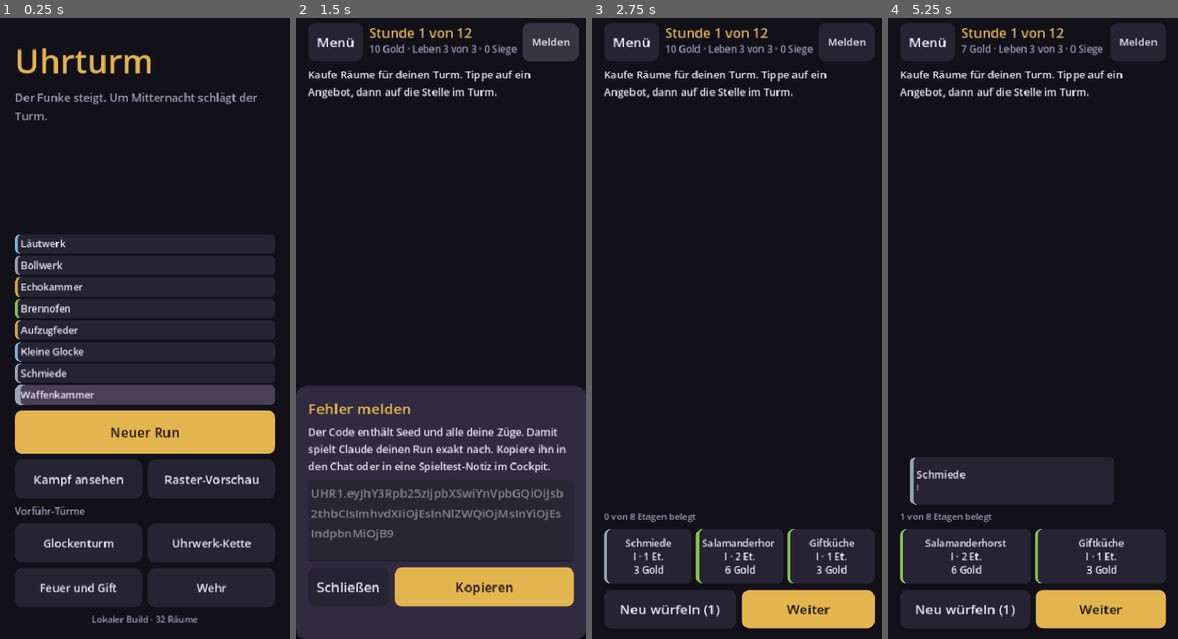
Above: before the commit, frames 1-4 (left to right).
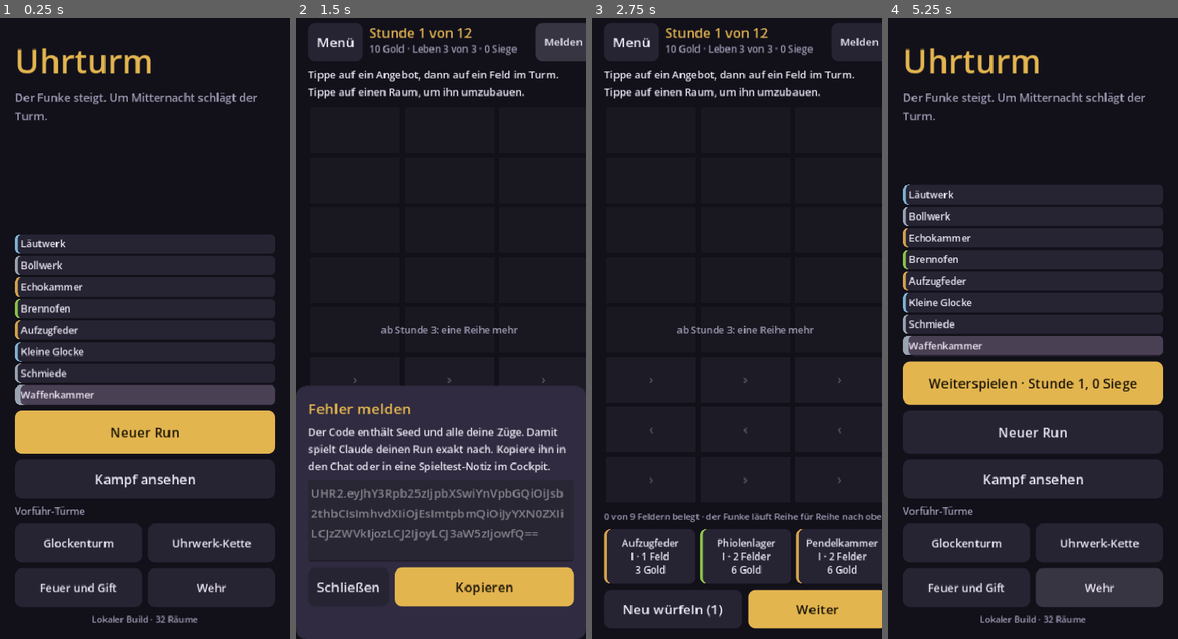
Above: after the commit, the same moments.

Repository: j4nric/auto-battle
Game: Godot game, scene res://scenes/main.tscn
Two runs of this game, one before a commit and one after it. Both use one fixed random seed, a clock stepped at 60 frames per second and the inputs below.
Inputs (mouse positions are in pixels of both pictures, inside the frame that each line leads up to):
- Up to frame 1 (0.25 s): no input
- Up to frame 2 (1.5 s): click "Neuer Run" at 0.5 s; click "Melden" at 1.25 s
- Up to frame 3 (2.75 s): click "Schließen" at 2 s
- Up to frame 4 (5.25 s): click "Menü" at 2.75 s; click "Weiterspielen · Stunde 1, 0 S…" at 3.5 s; click (943, 558) at 4.25 s, where only the run before the commit has a clickable "Schmiede I · 1 Et. 3 Gold"; click "hier einbauen" (after the commit: "Menü") at 5 s

The runs differ from the first frame. In frame 1, 0.8% of the frame differs, in the area x 11-90%, y 71-78%; in frame 2, 3.2%; in frame 3, 6.2%; in frame 4, 50%, in the area x 4-96%, y 0-99%.
Error before the commit: Cannot call method 'queue_free' on a previously freed instance. (res://scripts/ui/tower_view.gd:122)

Commit message:
The grid replaces the column: new runs, saves and reports on the grid
- Start screen: "Neuer Run" and "Weiterspielen" use the grid run; the
  preview button is gone. Old column saves are no longer offered.
- Grid view: "Melden" with a UHR2 code (seed + actions); run end offers
  "Run melden" and "Neuer Run"
- lab/tools/replay.ts replays UHR2 codes (grid) and still UHR1 (column)
- lab/tools/wiki.ts builds the cockpit wiki from raster.json: shape,
  price per cell, recipes as patterns
- ADR 0008 implemented, design doc and CLAUDE.md point to raster.json

Checked in the emulated Pixel 7: new run opens the grid, report shows UHR2.

Co-Authored-By: Claude Opus 5.5 <noreply@anthropic.com>
Claude-Session: https://claude.ai/code/session_01QwYqqhMmgv2Hvsj6QZ7XPB

Diff:
--- a/game/scripts/main.gd
+++ b/game/scripts/main.gd
@@ -52,7 +52,8 @@
 		tower.add_child(p)
 		floor_panels.push_front(p)
 
-	var saved := UhrSession.saved_summary()
+	# The run is the 3-wide grid (ADR 0008). Saves of the old single column are no longer offered.
+	var saved := UhrRasterSession.saved_summary()
 	if saved != "":
 		var cont := UhrStyle.button("Weiterspielen · %s" % saved, true)
 		cont.custom_minimum_size.y = 58
@@ -63,20 +64,9 @@
 	start.pressed.connect(func() -> void: _start_run(int(Time.get_unix_time_from_system()) % 1000000))
 	col.add_child(start)
 
-	var pair := HBoxContainer.new()
-	pair.add_theme_constant_override("separation", 8)
 	var fight := UhrStyle.button("Kampf ansehen")
-	fight.size_flags_horizontal = Control.SIZE_EXPAND_FILL
-	fight.add_theme_font_size_override("font_size", 16)
 	fight.pressed.connect(func() -> void: _open_fight(int(Time.get_unix_time_from_system()) % 100000, -1, 0))
-	pair.add_child(fight)
-	# The 3-wide grid tower (ADR 0008), playable as a preview until it replaces the column.
-	var raster := UhrStyle.button("Raster-Vorschau")
-	raster.size_flags_horizontal = Control.SIZE_EXPAND_FILL
-	raster.add_theme_font_size_override("font_size", 16)
-	raster.pressed.connect(func() -> void: get_tree().change_scene_to_file("res://scenes/raster.tscn"))
-	pair.add_child(raster)
-	col.add_child(pair)
+	col.add_child(fight)
 
 	col.add_child(UhrStyle.label("Vorführ-Türme", 13, UhrStyle.MUTED))
 	var grid := GridContainer.new()
@@ -105,17 +95,17 @@
 
 
 func _start_run(seed: int) -> void:
-	UhrSession.new_run(seed)
-	get_tree().change_scene_to_file("res://scenes/run.tscn")
+	UhrRasterSession.new_run(seed)
+	get_tree().change_scene_to_file("res://scenes/raster.tscn")
 
 
 func _continue_run() -> void:
-	if UhrSession.load_saved() == null:
+	if UhrRasterSession.load_saved() == null:
 		# The save no longer replays (rules changed since): start fresh instead of failing.
-		UhrSession.clear()
+		UhrRasterSession.clear()
 		_start_run(int(Time.get_unix_time_from_system()) % 1000000)
 		return
-	get_tree().change_scene_to_file("res://scenes/run.tscn")
+	get_tree().change_scene_to_file("res://scenes/raster.tscn")
 
 
 func _open_fight(seed: int, showcase: int, hour: int) -> void:
--- a/game/scripts/raster_session.gd
+++ b/game/scripts/raster_session.gd
@@ -57,3 +57,19 @@
 	run = null
 	if has_save():
 		DirAccess.remove_absolute(ProjectSettings.globalize_path(SAVE_PATH))
+
+
+## Short summary of the saved run for the start screen, or "" if there is none.
+static func saved_summary() -> String:
+	if not has_save():
+		return ""
+	var d: Variant = JSON.parse_string(FileAccess.get_file_as_string(SAVE_PATH))
+	if typeof(d) != TYPE_DICTIONARY:
+		return ""
+	return "Stunde %d, %d Siege" % [int(d.get("hour", 1)), int(d.get("wins", 0))]
+
+
+## Bug report code: seed and actions, base64. The lab replays it: node tools/replay.ts UHR2.…
+static func report_code() -> String:
+	var payload := { "v": 2, "kind": "raster", "build": UhrSession.build_id(), "seed": run.seed, "hour": run.hour, "wins": run.wins, "actions": run.actions }
+	return "UHR2." + Marshalls.utf8_to_base64(JSON.stringify(payload))
--- a/game/scripts/raster_view.gd
+++ b/game/scripts/raster_view.gd
@@ -1,7 +1,7 @@
 extends Control
-## Raster preview (ADR 0008): workshop on the 3-wide grid. Tap an offer, tap a cell to see where
-## it would go (green fits, red does not), rotate, then tap again or "Einbauen". Tap a placed room
-## to sell, rotate or move it. Fights resolve directly; the animated grid fight follows in M5.
+## The run on the 3-wide grid (ADR 0008): workshop, omens, alloys, run end. Tap an offer, tap a
+## cell to see where it would go (green fits, red does not), rotate, then tap again or
+## "Einbauen". Tap a placed room to sell, rotate or move it. Fights play in the combat view.
 
 const MAIN_SCENE := "res://scenes/main.tscn"
 
@@ -13,6 +13,7 @@
 var cells_label: Label
 var bottom: VBoxContainer
 var toast: Label
+var sheet: Control
 
 var selected_offer := -1
 var selected_room := -1
@@ -60,7 +61,10 @@
 	titles.add_child(title_label)
 	titles.add_child(stats_label)
 	head.add_child(titles)
-	head.add_child(UhrStyle.label("Raster-\nVorschau", 11, UhrStyle.MUTED, false))
+	var report := UhrStyle.button("Melden")
+	report.add_theme_font_size_override("font_size", 14)
+	report.pressed.connect(_show_report)
+	head.add_child(report)
 	col.add_child(head)
 
 	hint_label = UhrStyle.label("", 14, UhrStyle.TEXT)
@@ -290,11 +294,18 @@
 func _render_over() -> void:
 	var text := "Mitternacht! Dein Turm schlägt." if run.midnight else "Dein Turm ist eingestürzt."
 	hint_label.text = "%s %d Siege in %d Stunden." % [text, run.wins, run.hour]
-	var again := UhrStyle.button("Neuer Raster-Run", true)
+	var row := HBoxContainer.new()
+	row.add_theme_constant_override("separation", 8)
+	var report := UhrStyle.button("Run melden")
+	report.pressed.connect(_show_report)
+	var again := UhrStyle.button("Neuer Run", true)
+	again.size_flags_horizontal = Control.SIZE_EXPAND_FILL
 	again.pressed.connect(func() -> void:
 		UhrRasterSession.new_run(int(Time.get_unix_time_from_system()) % 1000000)
 		get_tree().reload_current_scene())
-	bottom.add_child(again)
+	row.add_child(report)
+	row.add_child(again)
+	bottom.add_child(row)
 
 
 func _last_fight_text() -> String:
@@ -475,3 +486,45 @@
 	tw.tween_property(toast, "modulate:a", 1.0, 0.15)
 	tw.tween_interval(1.6)
 	tw.tween_property(toast, "modulate:a", 0.0, 0.3)
+
+
+func _show_report() -> void:
+	if sheet:
+		sheet.queue_free()
+	var code := UhrRasterSession.report_code()
+	var panel := PanelContainer.new()
+	var sb := UhrStyle.box(Color(0.19, 0.17, 0.25), 14)
+	sb.set_content_margin_all(16)
+	panel.add_theme_stylebox_override("panel", sb)
+	var col := VBoxContainer.new()
+	col.add_theme_constant_override("separation", 8)
+	col.add_child(UhrStyle.label("Fehler melden", 20, UhrStyle.BRASS))
+	col.add_child(UhrStyle.label("Der Code enthält Seed und alle deine Züge. Damit spielt Claude deinen Run exakt nach. Kopiere ihn in den Chat oder in eine Spieltest-Notiz im Cockpit.", 14, UhrStyle.TEXT))
+	var field := TextEdit.new()
+	field.text = code
+	field.editable = false
+	field.wrap_mode = TextEdit.LINE_WRAPPING_BOUNDARY
+	field.custom_minimum_size.y = 110
+	col.add_child(field)
+	var status := UhrStyle.label("", 13, UhrStyle.MUTED)
+	var row := HBoxContainer.new()
+	row.add_theme_constant_override("separation", 8)
+	var close := UhrStyle.button("Schließen")
+	close.pressed.connect(func() -> void:
+		sheet.queue_free()
+		sheet = null)
+	var copy := UhrStyle.button("Kopieren", true)
+	copy.size_flags_horizontal = Control.SIZE_EXPAND_FILL
+	copy.pressed.connect(func() -> void:
+		DisplayServer.clipboard_set(code)
+		field.select_all()
+		status.text = "Kopiert. Falls nicht, den Code markieren und kopieren.")
+	row.add_child(close)
+	row.add_child(copy)
+	col.add_child(row)
+	col.add_child(status)
+	panel.add_child(col)
+	panel.set_anchors_preset(Control.PRESET_BOTTOM_WIDE)
+	panel.offset_top = -340
+	sheet = panel
+	add_child(panel)
Not shown, changed: CLAUDE.md
Not shown, changed: docs/DESIGN.md
Not shown, changed: docs/adr/0008-turm-als-raster.md
Not shown, changed: lab/tools/replay.ts
Not shown, changed: lab/tools/wiki.ts
